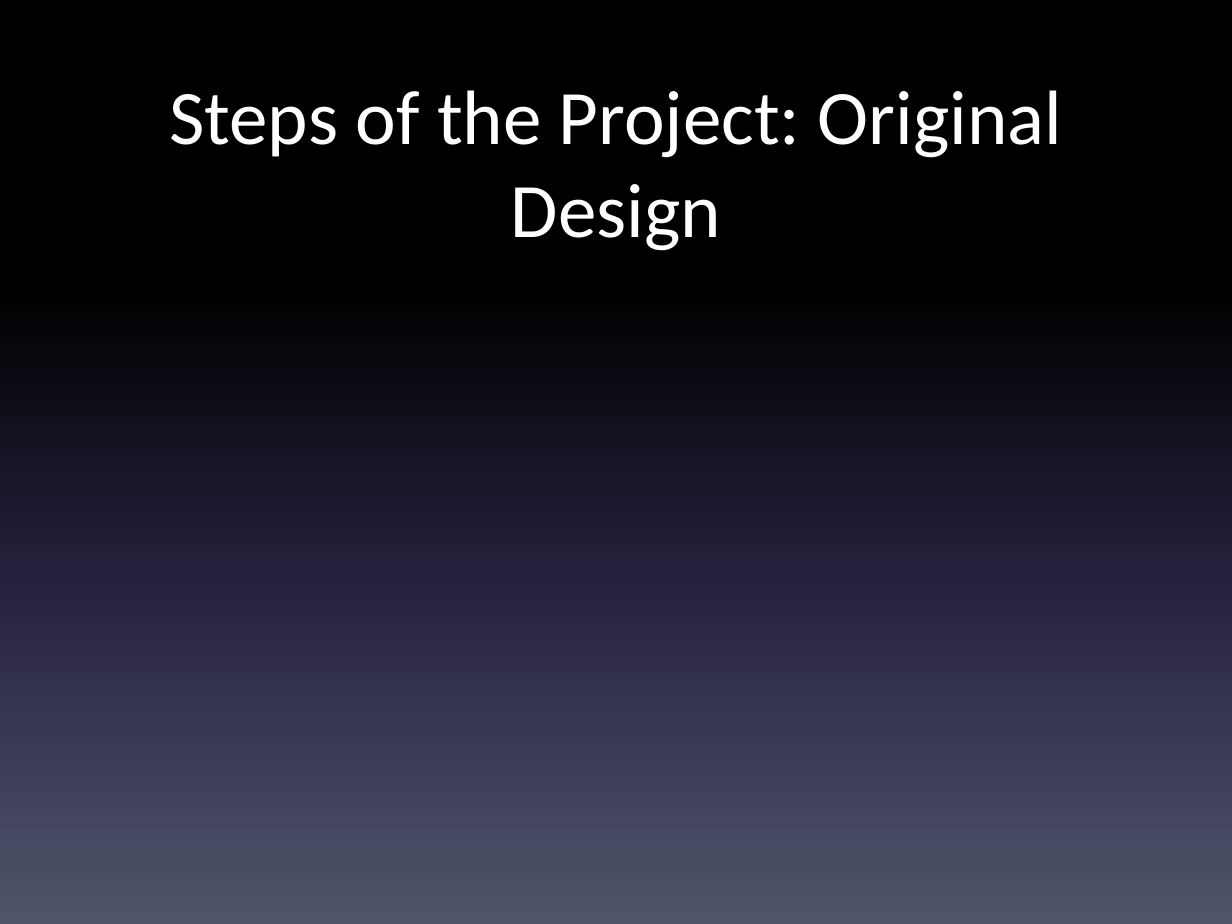
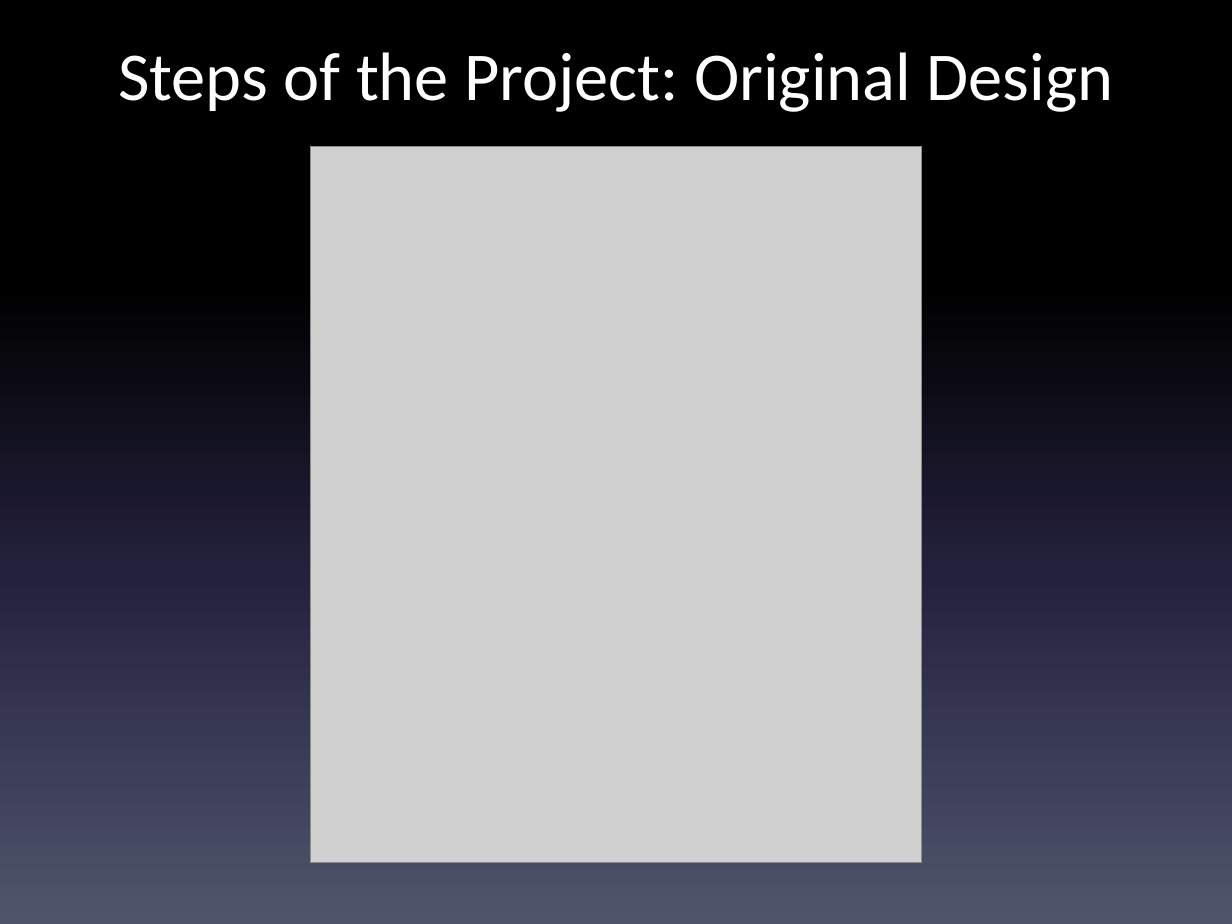
Before and after one commit to clach1225/Salt_Deposit_Identification, a slide deck: slide 11 of Final_Presentation.pptx (slide 8 before the commit). Drawn at 1232x924 pixels with LibreOffice and Linux fonts; fonts in the diff are those of the drawing; grey boxes stand for pictures. Boxes give left, top, right and bottom in pixels: in the first picture for what was removed or moved away, otherwise in the second. Text is boxed around its words. In the diff, an @@ line names an element or a change of style, - is before the commit and + after.

```diff
--- a/Final_Presentation.pptx
+++ b/Final_Presentation.pptx
@@ title "Steps of the Project: Original ...": place and size @@
-title "Steps of the Project: Original ..." at (169, 90, 1062, 251)
+title "Steps of the Project: Original ..." at (118, 52, 1114, 112)
@@ title "Steps of the Project: Original ..." at (118, 52, 1114, 112): size 45 to 40 pt @@
@@ picture added at (310, 147, 922, 862) @@
```
Also in this commit, not shown: 2 other slides changed, 17 slides added.
